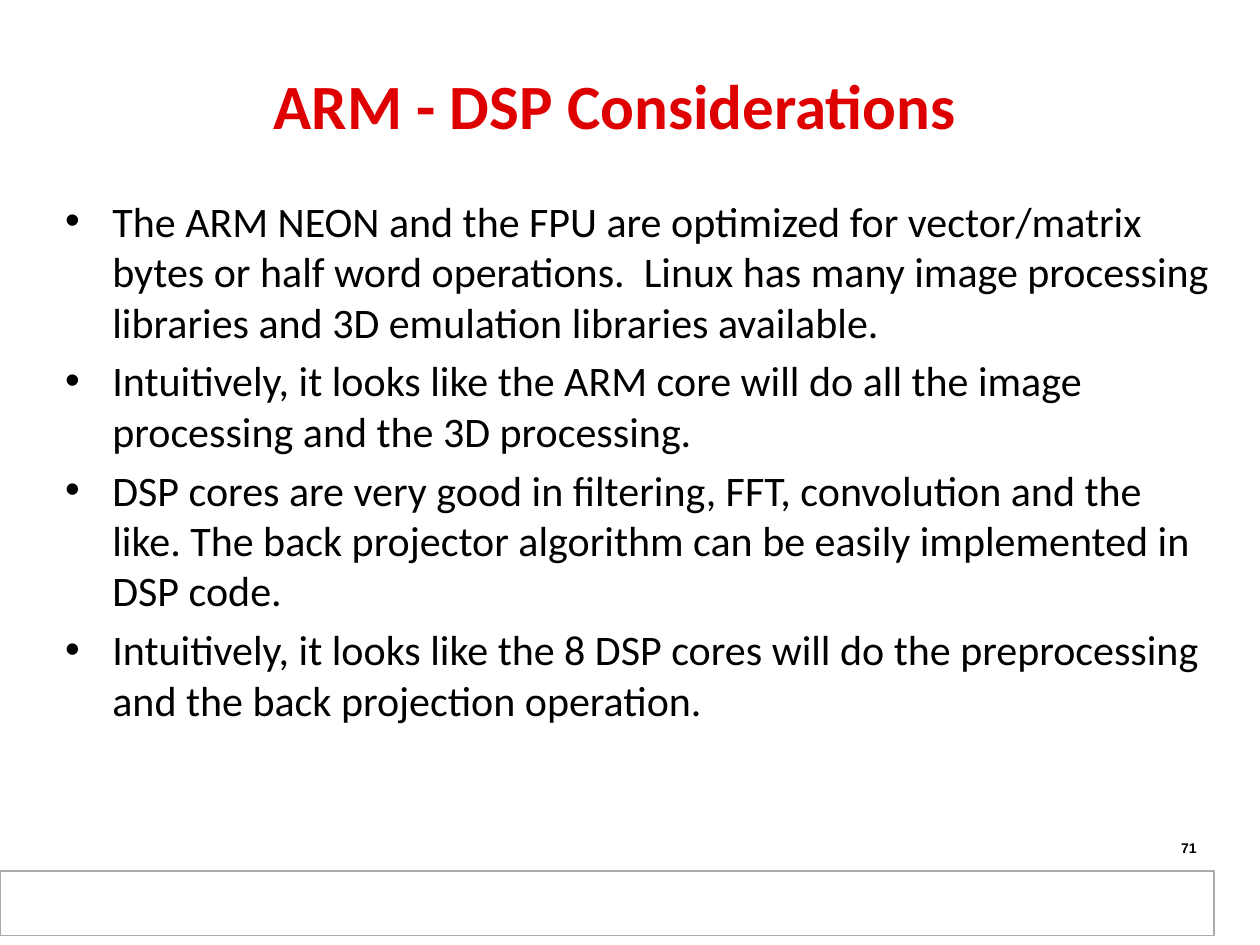
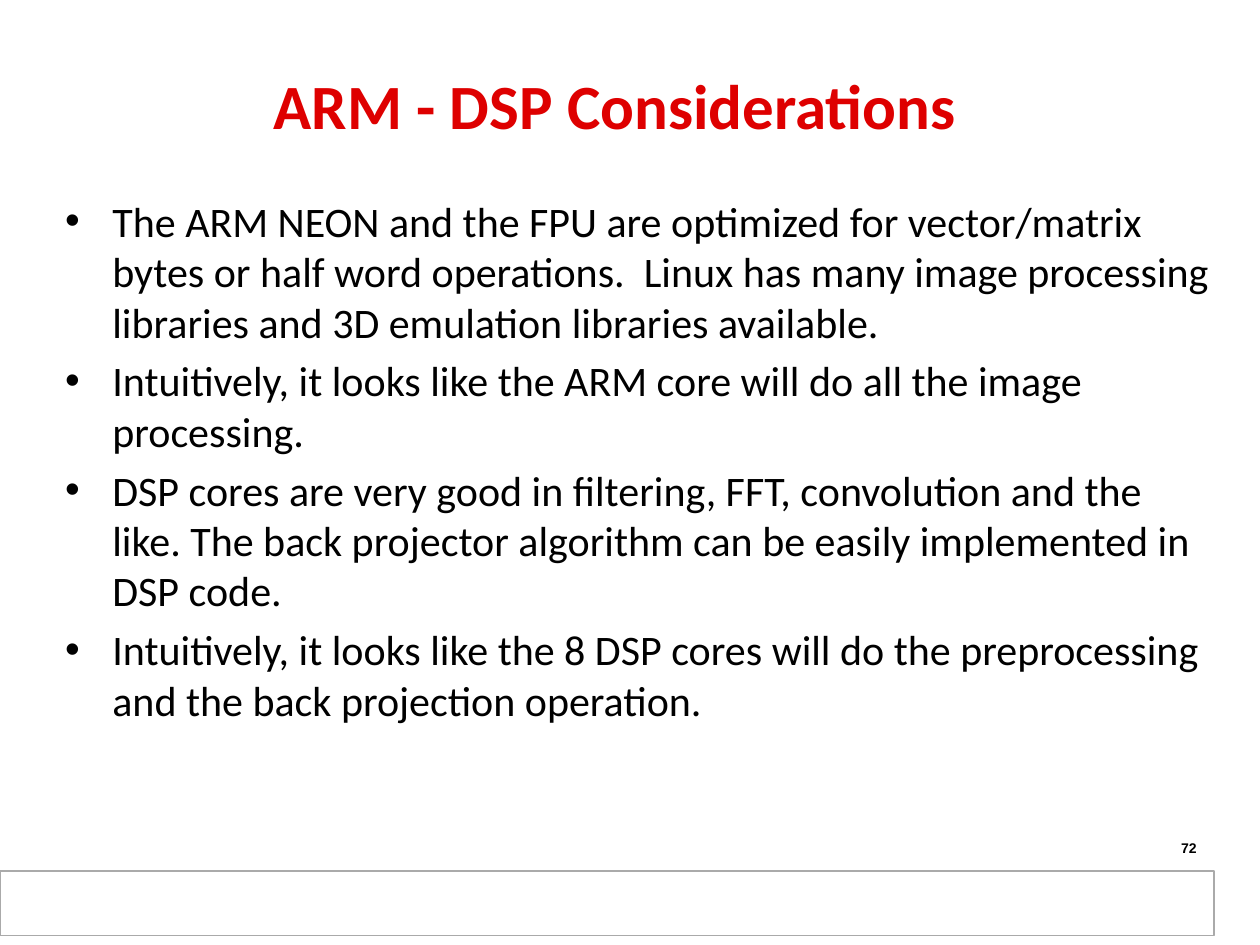
Before and after one commit to hari1989/keystone-workshop, a slide deck: slide 72 of slides/KeyStone Multicore Design.pptx (slide 71 before the commit). Drawn at 1260x945 pixels with LibreOffice and Linux fonts; fonts in the diff are those of the drawing; background and template pictures are left out. Boxes give left, top, right and bottom in pixels: in the first picture for what was removed or moved away, otherwise in the second. Text is boxed around its words. In the diff, an @@ line names an element or a change of style, - is before the commit and + after.

```diff
--- a/slides/KeyStone Multicore Design.pptx
+++ b/slides/KeyStone Multicore Design.pptx
@@ text at bbox=[112, 366, 1082, 455]: text changed @@
-• Intuitively, it looks like the ARM core will do all the image processing and the 3D processing.
+• Intuitively, it looks like the ARM core will do all the image processing.
@@ page number at bbox=[1181, 843, 1197, 853]: text changed @@
-71
+72
```
Also in this commit, not shown: 10 other slides changed, 5 slides added, 1 slide removed.
